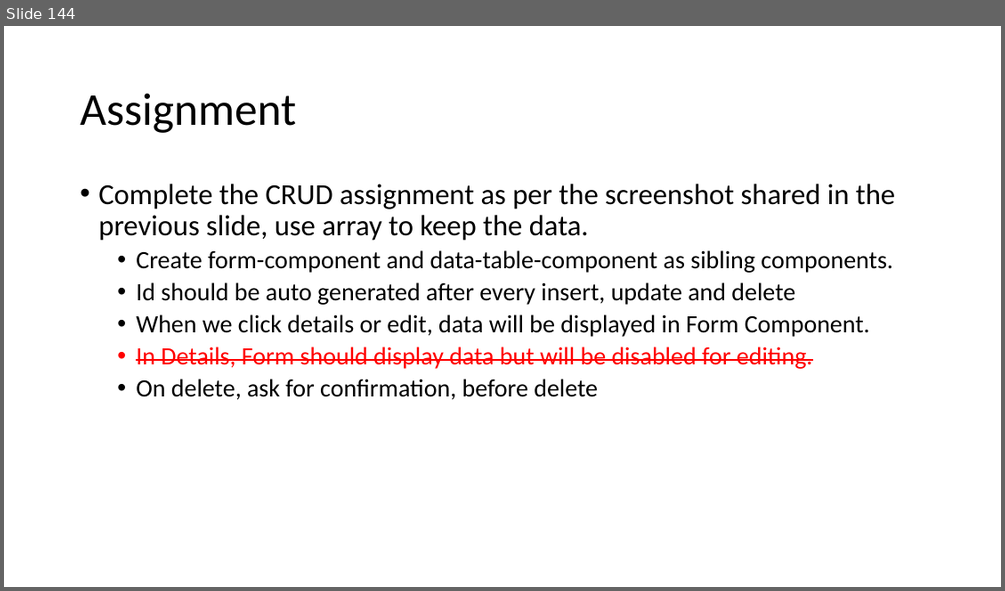
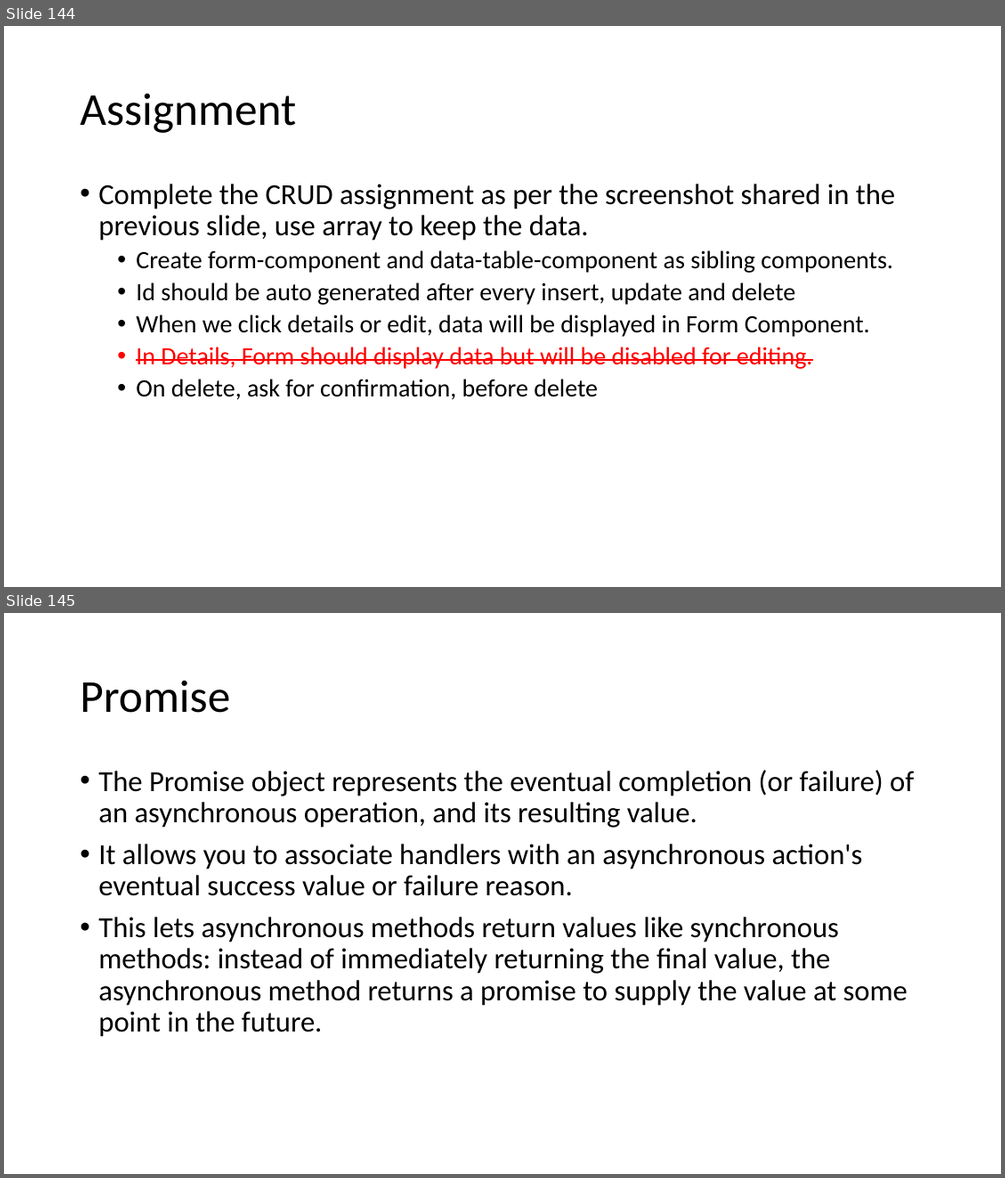
Before and after one commit to explore-with-manish/BFL_Byte_Jul23, a slide deck: Ng-Byte.pptx. Shown one above the other, each under a label of ours: slide 144 before the commit, slides 144 and 145 after it. The pictures are 1005x591 and 1005x1178 pixels, drawn with LibreOffice and Linux fonts; fonts in the diff are those of the drawing. Boxes give left, top, right and bottom in pixels: in the first picture for what was removed or moved away, otherwise in the second. Text is boxed around its words. In the diff, an @@ line names an element or a change of style, - is before the commit and + after.

```diff
--- a/Ng-Byte.pptx
+++ b/Ng-Byte.pptx
@@ slide 145 added at box(4, 613, 1001, 1174), background #FFFFFF @@
@@ title added at box(80, 680, 230, 713), 44 pt, text #000000 @@
+Promise
@@ text added at box(98, 770, 914, 1037), 28 pt, text #000000 @@
+• The Promise object represents the eventual completion (or failure) of an asynchronous operation, and its resulting value.
+• It allows you to associate handlers with an asynchronous action's eventual success value or failure reason.
+• This lets asynchronous methods return values like synchronous methods: instead of immediately returning the final value, the asynchronous method returns a promise to supply the value at some point in the future.
```
Also in this commit, not shown: 28 other slides added.
